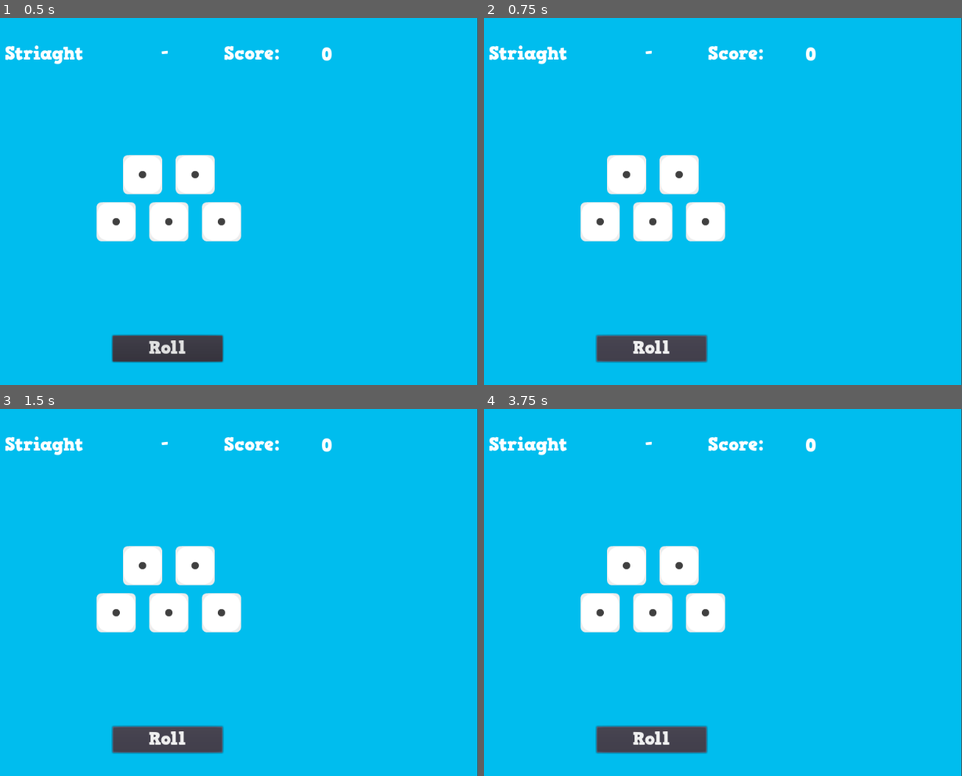
Above: before the commit, frames 1-4 (two rows, left to right).
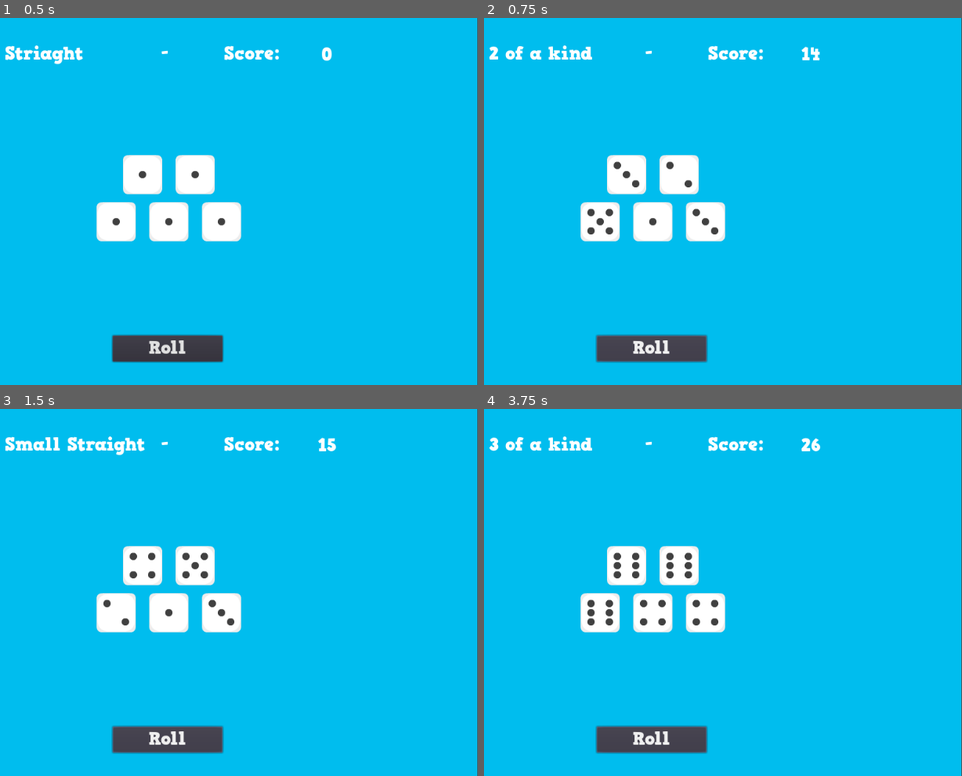
Above: after the commit, the same moments.

Repository: Endrophes/Godotzy
Game: Godot game, scene res://Main.tscn
Two runs of this game, one before a commit and one after it. Both use one fixed random seed, a clock stepped at 60 frames per second and the inputs below.
Inputs:
- Up to frame 1 (0.5 s): no input
- Up to frame 2 (0.75 s): click "Roll" at 0.5 s
- Up to frame 3 (1.5 s): click "Roll" at 1.25 s
- Up to frame 4 (3.75 s): click "Roll" at 2 s; tap Enter at 2.75 s; tap Space at 3.5 s

Frame 1 is identical in both runs. In frame 2, 0.9% of the frame differs, in the area x 0-71%, y 7-59%; in frame 3, 1.2%; in frame 4, 1.5%.
Error before the commit: Invalid call. Nonexistent function '_roll' in base 'Node'. (res://src/Godotzy.gd:56)

Commit message:
Update Godotzy.gd
Added:
* Some code comments
* Const for patternNames (Edit in one place)
* valueStorage is now defaulted
* Moved all the get_node's to one place so that I can have an easy time to edit
* Disable print outs

Diff:
--- a/Game/src/Godotzy.gd
+++ b/Game/src/Godotzy.gd
@@ -1,89 +1,98 @@
 extends Node2D
 
-# Store Dice
+# Nodes componets
+var rollButton;
+var scoreDisplay;
+var patternDisplay;
+
+# Holds the dice nodes
 var diceStorage = [];
-var valueStorage = {};
-var rollButton;
-var score = 0;
 
-# Recursive loop to find all nodes with a specific Name
-func findAllByName(node: Node, nodeName : String, result : Array) -> void:
-	if node.name.begins_with(nodeName):
-		result.push_back(node)
-	for child in node.get_children():
-		findAllByName(child, nodeName, result)
+# Holds the count for all face values
+var valueStorage = {
+	1 : 0,
+	2 : 0,
+	3 : 0,
+	4 : 0,
+	5 : 0,
+	6 : 0
+};
 
-# Recursive loop to find the first node with a specific Name
-func findByName(node: Node, nodeName : String, result : Node) -> void:
-	if node.name.begins_with(nodeName):
-		result = node
-		return
-	for child in node.get_children():
-		findByName(child, nodeName, result)
+# Holds all the string values for the pattern names
+const patternNames = {
+	0 : "None",
+	1 : "Large Straight",
+	2 : "Small Straight",
+	3 : "Full House",
+	4 : "GODOTZY!",
+	5 : "4 of a kind",
+	6 : "3 of a kind",
+	7 : "2 of a kind"
+};
 
 # Called when the node enters the scene tree for the first time.
 func _ready():
-	findAllByName(self, "Dice", diceStorage)
-	print(diceStorage)
-	rollButton = self.get_node("Roll")
-#	print(rollButton)
-	rollButton.connect("pressed", self, "_Roll_The_Dice")
+	# Get all components
+	#TODO:
+	# I really should find another way to get the nodes
+	# Change the name, break the code
+	diceStorage    = get_node("DiceStorage").get_children();
+	rollButton     = get_node("Roll");
+	scoreDisplay   = get_node("ScoreDisplay");
+	patternDisplay = get_node("PatternDisplay");
 
-	get_node("ScoreDisplay").text = str(score);
+	rollButton.connect("pressed", self, "_Roll_The_Dice");
+
+#	print(diceStorage);
+#	print(rollButton);
 
 	_reset();
 
+# Sets everything back to start values
 func _reset():
-	valueStorage = {
-		1 : 0,
-		2 : 0,
-		3 : 0,
-		4 : 0,
-		5 : 0,
-		6 : 0
-	};
+	scoreDisplay.text = str(0);
+	for dieFace in valueStorage:
+		valueStorage[dieFace] = 0;
 	return;
-
-# Called every frame. 'delta' is the elapsed time since the previous frame.
-#func _process(delta):
-#	pass
 
 # Rolls all the dice
 func _Roll_The_Dice():
 #	print("ROLLEN ROLLEN ROLLEN")
+	_reset();
 
+	var score = 0;
 	for die in diceStorage:
 		die._roll();
 		score += die._getValue();
 		valueStorage[die._getValue()] += 1;
 
-	print(valueStorage);
+#	print(valueStorage);
 
-	get_node("ScoreDisplay").text = str(score);
-	_checkPattern();
+	scoreDisplay.text = str(score);
 
-# Determines the dice pattern based on the dice face
-func _checkPattern():
-	var dicePattern = "None";
+	# Order of the if checks covers other smaller patterns
+	# EX:
+	# * With a full house, you have 2 and 3 of a kind.
+	# * A Large and Small Straight make the other patterns not possible
 
-	if _IsLargeStraight():
-		dicePattern = "Large Straight";
+	# Determines the dice pattern based on the dice face
+
+	if   _IsLargeStraight():
+		patternDisplay.text = patternNames[1];
 	elif _IsSmallStraight():
-		dicePattern = "Small Straight";
+		patternDisplay.text = patternNames[2];
 	elif _IsFullHouse():
-		dicePattern = "Full House";
+		patternDisplay.text = patternNames[3];
 	elif _IsGodotzy():
-		dicePattern = "GODOTZY!";
+		patternDisplay.text = patternNames[4];
 	elif _IsFourOfAKind():
-		dicePattern = "4 of a kind";
+		patternDisplay.text = patternNames[5];
 	elif _IsThreeOfAKind():
-		dicePattern = "3 of a kind";
+		patternDisplay.text = patternNames[6];
 	elif _IsTwoOfAKind():
-		dicePattern = "2 of a kind";
-
-	get_node("PatternDisplay").text = dicePattern;
-
-	_reset();
+		patternDisplay.text = patternNames[7];
+	else:
+		patternDisplay.text = patternNames[0];
 
 	return;
 
@@ -130,7 +139,7 @@
 		elif faceValue == 3:
 			foundPair = true;
 
-	return foundPair && foundTrip;
+	return (foundPair && foundTrip);
 
 # See if all small numbers have one
 func _IsSmallStraight():
